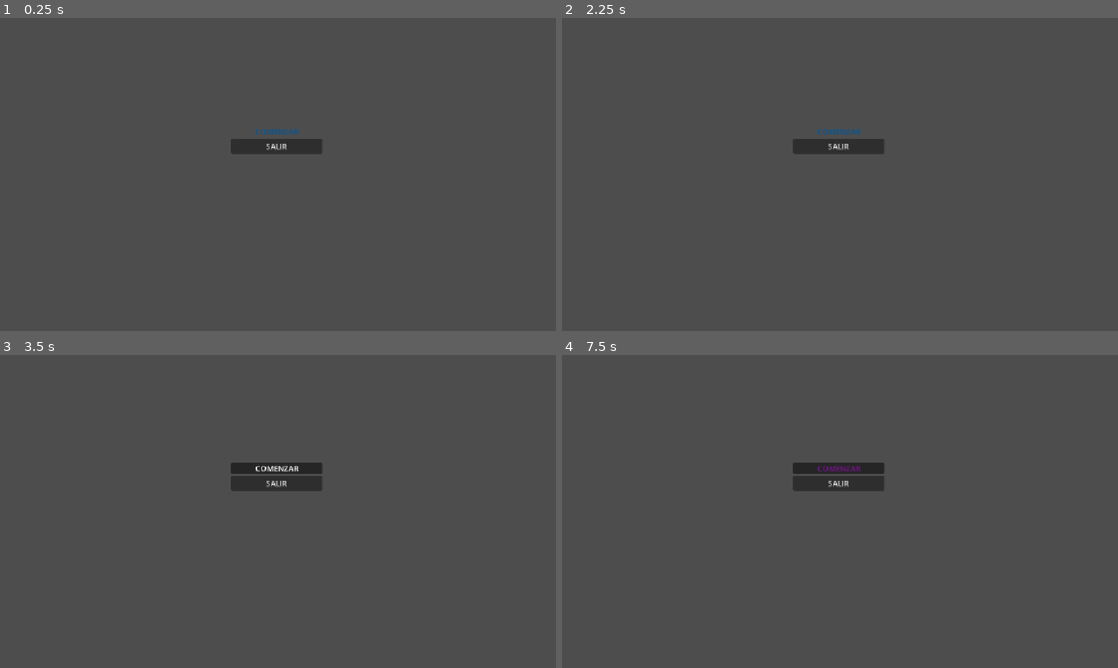
Above: before the commit, frames 1-4 (two rows, left to right).
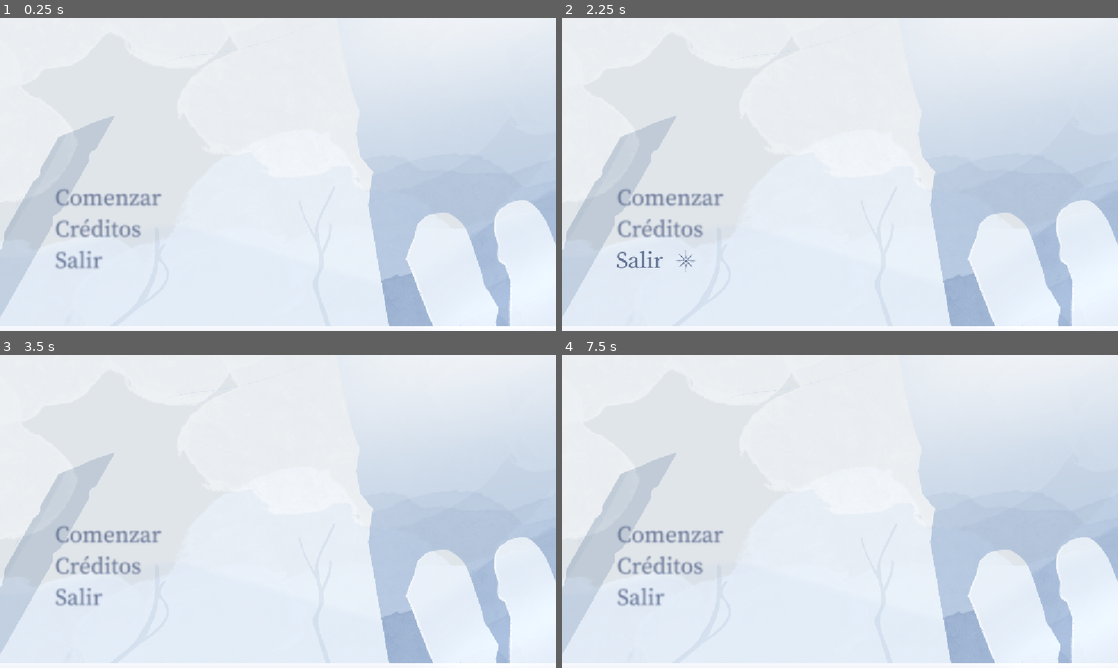
Above: after the commit, the same moments.

Repository: MarceStarlet/women-game-jam-andromeda
Game: Godot game, scene res://menu_principal.tscn
The game is run twice, just before and just after one commit, with the same random seed, the same clock (stepped at 60 frames per second) and the same inputs. The project has no main scene, so this scene is started directly.
Inputs (mouse positions are in pixels of both pictures, inside the frame that each line leads up to):
- Up to frame 1 (0.25 s): no input
- Up to frame 2 (2.25 s): click (667, 183) at 0.52 s; click (667, 215) at 1.27 s; click (667, 262) at 2.02 s
- Up to frame 3 (3.5 s): click (278, 467) at 2.75 s, where only the run before the commit has a clickable "COMENZAR"
- Up to frame 4 (7.5 s): click (840, 467) at 3.5 s, where only the run before the commit has a clickable "COMENZAR"; click (667, 520) at 4.27 s; click (667, 552) at 5.02 s; click (667, 599) at 5.77 s; click (840, 467) at 6.5 s, where only the run before the commit has a clickable "COMENZAR"; click (667, 520) at 7.27 s

The runs differ from the first frame. In frame 1, 100% of the frame differs, in the area x 0-100%, y 0-100%; in frame 2, 100%; in frame 3, 100%; in frame 4, 100%.

Commit message:
MontajePruebaMenuPrincipal

Diff:
--- a/menu_principal.tscn
+++ b/menu_principal.tscn
@@ -1,6 +1,13 @@
 [gd_scene format=3 uid="uid://3q2x8juui40q"]
 
-[sub_resource type="StyleBoxTexture" id="StyleBoxTexture_01get"]
+[ext_resource type="Texture2D" uid="uid://4wmcwxpll1c6" path="res://Assets/Arte/UI/comenzar_inactivo.png" id="1_b574n"]
+[ext_resource type="Texture2D" uid="uid://b383iiq00smat" path="res://Assets/Arte/UI/comenzar_seleccionado.png" id="2_611wp"]
+[ext_resource type="Texture2D" uid="uid://b25lfryxs8nvn" path="res://Assets/Arte/UI/comenzar_hover.png" id="3_xpioy"]
+[ext_resource type="Texture2D" uid="uid://bxkffauab5v2k" path="res://Assets/Arte/UI/creditos_inactivo.png" id="4_kni6g"]
+[ext_resource type="Texture2D" uid="uid://cvxw075wlcqea" path="res://Assets/Arte/UI/salir_inactivo.png" id="5_nx6e2"]
+[ext_resource type="Texture2D" uid="uid://bx8bn4th6hyj7" path="res://Assets/Arte/UI/salir_seleccionado.png" id="6_dcvsf"]
+[ext_resource type="Texture2D" uid="uid://c4o70bdqshatx" path="res://Assets/Arte/UI/salir_hover.png" id="7_kcxxd"]
+[ext_resource type="Texture2D" uid="uid://2qq31h5yfky2" path="res://Assets/Arte/escenario/Nivel 1.png" id="8_palpy"]
 
 [node name="MenuPrincipal" type="Control" unique_id=1712690951]
 layout_mode = 3
@@ -13,31 +20,40 @@
 offset_bottom = -8.0
 grow_horizontal = 2
 grow_vertical = 2
+scale = Vector2(1.0005686, 0.99908286)
 
 [node name="VBoxContainer" type="VBoxContainer" parent="." unique_id=1665939351]
 layout_mode = 1
-anchors_preset = 8
-anchor_left = 0.5
+anchors_preset = 4
 anchor_top = 0.5
-anchor_right = 0.5
 anchor_bottom = 0.5
-offset_left = -94.5
-offset_top = -93.5
-offset_right = 94.5
-offset_bottom = 93.5
-grow_horizontal = 2
+offset_left = 114.93465
+offset_top = 28.32312
+offset_right = 339.93506
+offset_bottom = 270.5453
 grow_vertical = 2
+theme_override_constants/separation = 65
 
-[node name="Comenzar" type="Button" parent="VBoxContainer" unique_id=1021614020]
+[node name="TextureButton" type="TextureButton" parent="VBoxContainer" unique_id=759836838]
 layout_mode = 2
-theme_type_variation = &"FlatButton"
-theme_override_colors/font_color = Color(0, 0.33999997, 0.6, 1)
-theme_override_colors/font_pressed_color = Color(0.4703344, 0.06358362, 0.56815135, 1)
-theme_override_colors/font_hover_color = Color(0.9685028, 0.9443441, 0.927463, 1)
-theme_override_styles/normal = SubResource("StyleBoxTexture_01get")
-toggle_mode = true
-text = "COMENZAR"
+texture_normal = ExtResource("1_b574n")
+texture_pressed = ExtResource("2_611wp")
+texture_hover = ExtResource("3_xpioy")
+ignore_texture_size = true
 
-[node name="Salir" type="Button" parent="VBoxContainer" unique_id=262402641]
+[node name="TextureButton2" type="TextureButton" parent="VBoxContainer" unique_id=781875542]
 layout_mode = 2
-text = "SALIR"
+texture_normal = ExtResource("4_kni6g")
+ignore_texture_size = true
+
+[node name="TextureButton3" type="TextureButton" parent="VBoxContainer" unique_id=1698153663]
+layout_mode = 2
+texture_normal = ExtResource("5_nx6e2")
+texture_pressed = ExtResource("6_dcvsf")
+texture_hover = ExtResource("7_kcxxd")
+
+[node name="Sprite2D" type="Sprite2D" parent="." unique_id=561088319]
+z_index = -1
+position = Vector2(751.5726, 364.3341)
+scale = Vector2(0.6974033, 0.6974033)
+texture = ExtResource("8_palpy")
Binary file added: Assets/Arte/UI/Creditos_seleccionado.png
Not shown, added: Assets/Arte/UI/Creditos_seleccionado.png.import
Binary file added: Assets/Arte/UI/PruebaUIBoton.jpg
Not shown, added: Assets/Arte/UI/PruebaUIBoton.jpg.import
Binary file added: Assets/Arte/UI/comenzar_hover.png
Not shown, added: Assets/Arte/UI/comenzar_hover.png.import
Binary file added: Assets/Arte/UI/comenzar_inactivo.png
Not shown, added: Assets/Arte/UI/comenzar_inactivo.png.import
Binary file added: Assets/Arte/UI/comenzar_seleccionado.png
Not shown, added: Assets/Arte/UI/comenzar_seleccionado.png.import
Binary file added: Assets/Arte/UI/creditos_hover.png
Not shown, added: Assets/Arte/UI/creditos_hover.png.import
(and 12 more such lines)
